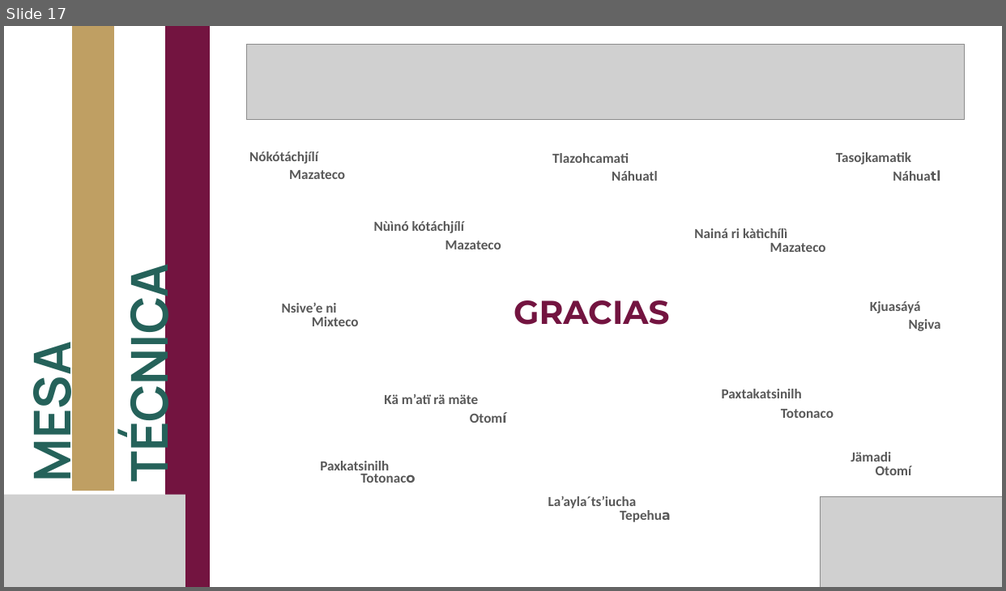
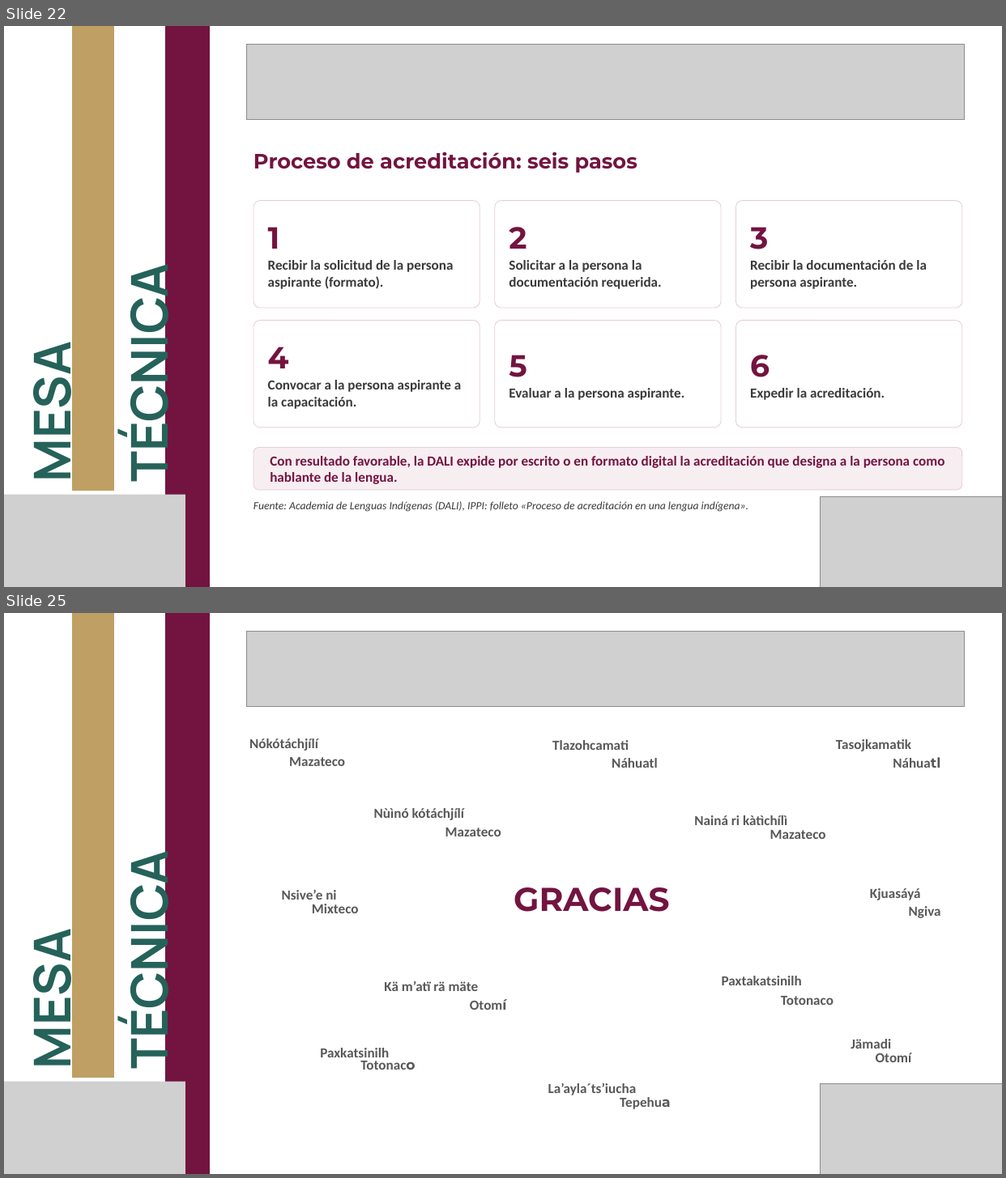
Before and after one commit to MIGUEL-TGH/proyecto-ippi, a slide deck: presupuesto-transversal/2026-11-04 - presentacion-mesa-tecnica-ippi-secihti.pptx. Shown one above the other, each under a label of ours: slide 17 before the commit, slides 22 and 25 after it; the slides between them are not shown. The pictures are 1006x591 and 1006x1178 pixels, drawn with LibreOffice and Linux fonts; fonts in the diff are those of the drawing; grey boxes stand for pictures; background and template pictures are left out. Boxes give left, top, right and bottom in pixels: in the first picture for what was removed or moved away, otherwise in the second. Text is boxed around its words. In the diff, an @@ line names an element or a change of style, - is before the commit and + after.

```diff
--- a/presupuesto-transversal/2026-11-04 - presentacion-mesa-tecnica-ippi-secihti.pptx
+++ b/presupuesto-transversal/2026-11-04 - presentacion-mesa-tecnica-ippi-secihti.pptx
@@ slide 22 added at box(4, 26, 1002, 587), background picture (left out) @@
@@ freeform shape added at box(72, 26, 115, 491), fill #BF9F63 @@
@@ freeform shape added at box(165, 26, 210, 587), fill #731440 @@
@@ picture added at box(246, 45, 964, 119) @@
@@ text added at box(253, 152, 637, 173), 30 pt, text #731440, bold @@
+Proceso de acreditación: seis pasos
@@ rounded rectangle added at box(253, 201, 479, 308), fill #FFFFFF, outline #E4CFD9 1 pt, 20 pt, text #3A3A3A, bold @@
+1
+Recibir la solicitud de la persona aspirante (formato).
@@ rounded rectangle added at box(495, 201, 721, 308), fill #FFFFFF, outline #E4CFD9 1 pt, 20 pt, text #3A3A3A, bold @@
+2
+Solicitar a la persona la documentación requerida.
@@ rounded rectangle added at box(736, 201, 962, 308), fill #FFFFFF, outline #E4CFD9 1 pt, 20 pt, text #3A3A3A, bold @@
+3
+Recibir la documentación de la persona aspirante.
@@ text added at box(113, 285, 183, 476), 73.3 pt, text #25625A, bold @@
+TÉCNICA
@@ rounded rectangle added at box(253, 320, 479, 428), fill #FFFFFF, outline #E4CFD9 1 pt, 20 pt, text #3A3A3A, bold @@
+4
+Convocar a la persona aspirante a la capacitación.
@@ rounded rectangle added at box(495, 320, 721, 428), fill #FFFFFF, outline #E4CFD9 1 pt, 20 pt, text #3A3A3A, bold @@
+5
+Evaluar a la persona aspirante.
@@ rounded rectangle added at box(736, 320, 962, 428), fill #FFFFFF, outline #E4CFD9 1 pt, 20 pt, text #3A3A3A, bold @@
+6
+Expedir la acreditación.
@@ text added at box(16, 356, 86, 478), 73.3 pt, text #25625A, bold @@
+MESA
@@ rounded rectangle added at box(253, 448, 962, 490), fill #F7EEF2, outline #E4CFD9 1 pt, 20 pt, text #731440, bold @@
+Con resultado favorable, la DALI expide por escrito o en formato digital la acreditación que designa a la persona como hablante de la lengua.
@@ picture added at box(4, 494, 185, 587) @@
@@ text added at box(253, 501, 748, 512), 16 pt, text #3A3A3A, italic @@
+Fuente: Academia de Lenguas Indígenas (DALI), IPPI: folleto «Proceso de acreditación en una lengua indígena».
@@ picture added at box(820, 497, 1002, 587) @@
@@ what was slide 17 is now slide 25 @@
```
Also in this commit, not shown: 7 other slides added, 3 other files.
